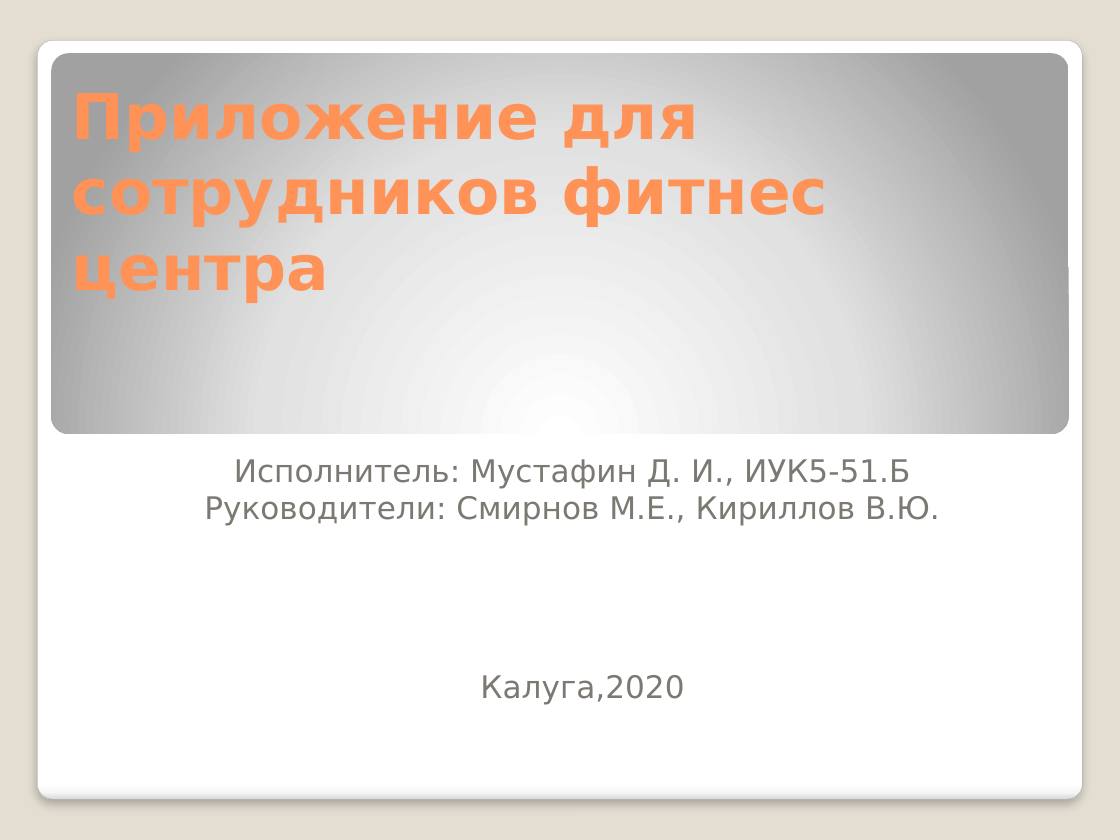
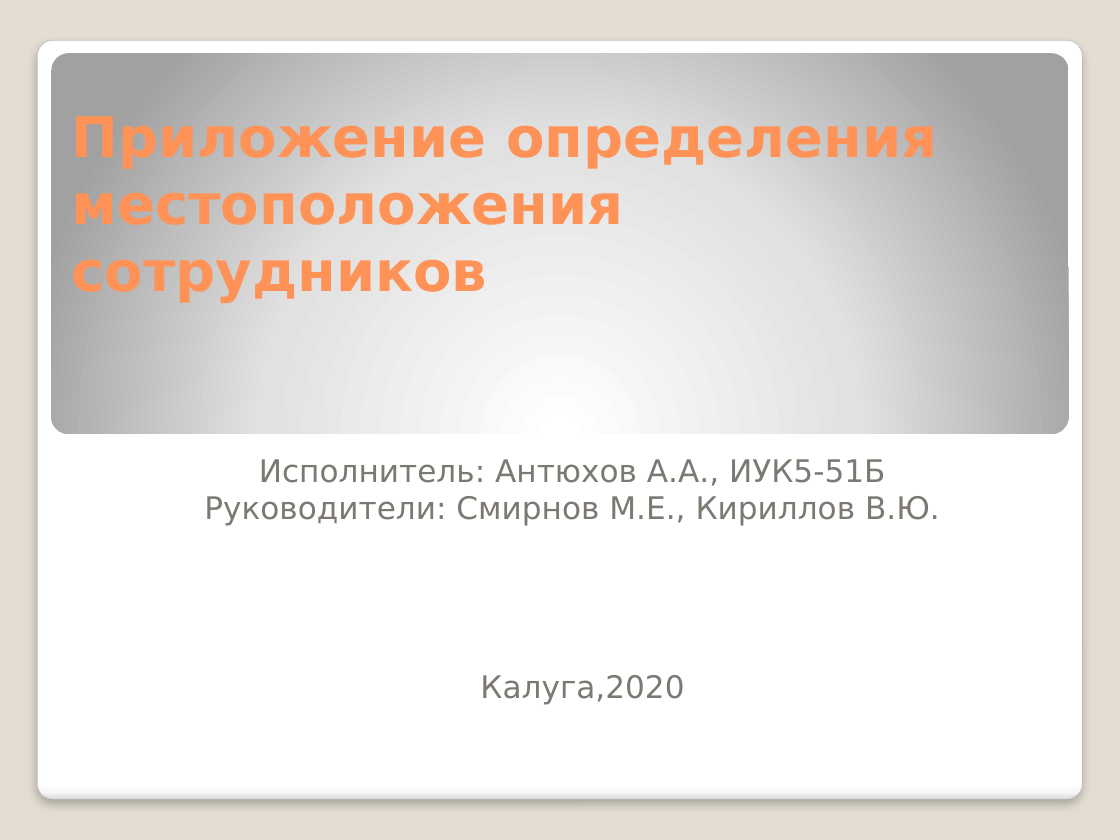
Before and after one commit to VektorHL/LB, a slide deck: slide 1 of Документация и картинки/Презентация на защиту.pptx. Drawn at 1120x840 pixels with LibreOffice and Linux fonts; fonts in the diff are those of the drawing. Boxes give left, top, right and bottom in pixels: in the first picture for what was removed or moved away, otherwise in the second. Text is boxed around its words. In the diff, an @@ line names an element or a change of style, - is before the commit and + after.

```diff
--- a/Документация и картинки/Презентация на защиту.pptx
+++ b/Документация и картинки/Презентация на защиту.pptx
@@ title at (72, 112, 937, 303): text changed; size 40.5 to 36 pt @@
-Приложение для сотрудников фитнес центра
+Приложение определения местоположения сотрудников
@@ subtitle at (259, 459, 885, 486): text changed @@
-Исполнитель: Мустафин Д. И., ИУК5-51.Б
+Исполнитель: Антюхов А.А., ИУК5-51Б
```
Also in this commit, not shown: 5 other slides changed, 3 slides added, 11 other files.
